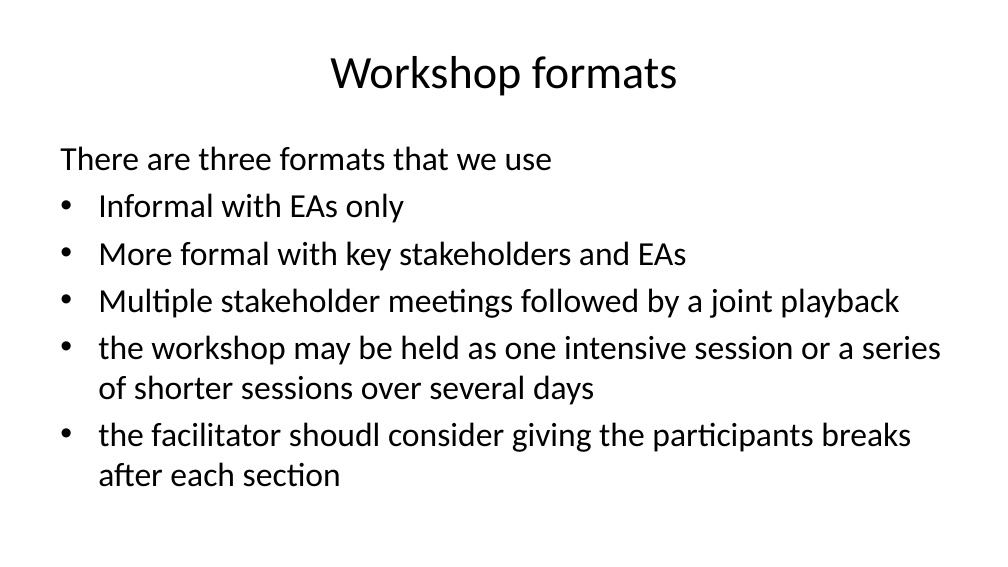
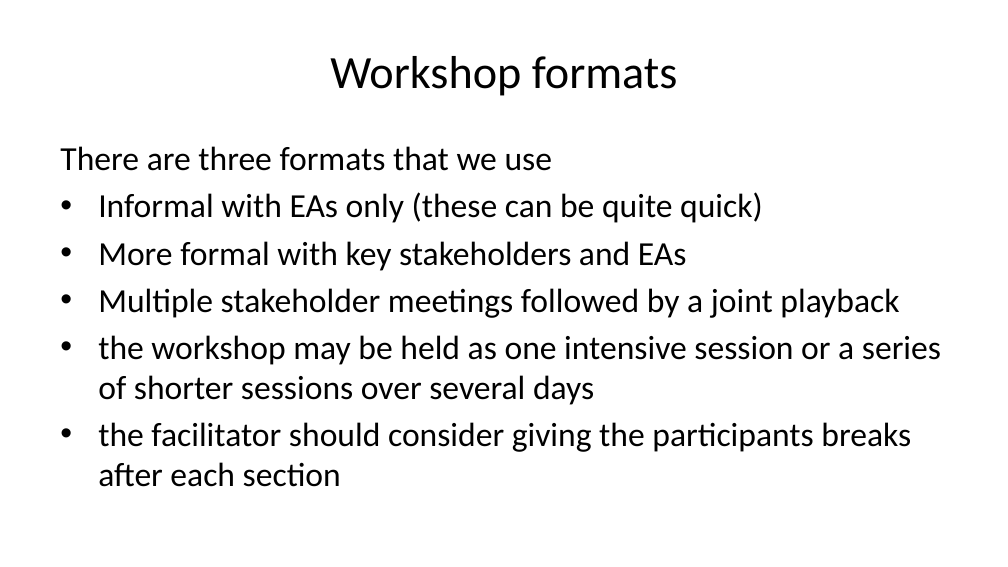
Before and after one commit to Open-Archypelago/Archypelago, a slide deck: slide 8 of building-blocks/problem-statement/Architecture-Challenge.pptx. Drawn at 1008x567 pixels with LibreOffice and Linux fonts; fonts in the diff are those of the drawing. Boxes give left, top, right and bottom in pixels: in the first picture for what was removed or moved away, otherwise in the second. Text is boxed around its words. In the diff, an @@ line names an element or a change of style, - is before the commit and + after.

```diff
--- a/building-blocks/problem-statement/Architecture-Challenge.pptx
+++ b/building-blocks/problem-statement/Architecture-Challenge.pptx
@@ text at (98,192,763,223): text changed @@
-• Informal with EAs only
+• Informal with EAs only (these can be quite quick)
@@ text at (98,422,911,487): text changed @@
-• the facilitator shoudl consider giving the participants breaks after each section
+• the facilitator should consider giving the participants breaks after each section
```
Also in this commit, not shown: 13 other slides changed, 2 slides removed, 8 other files.
